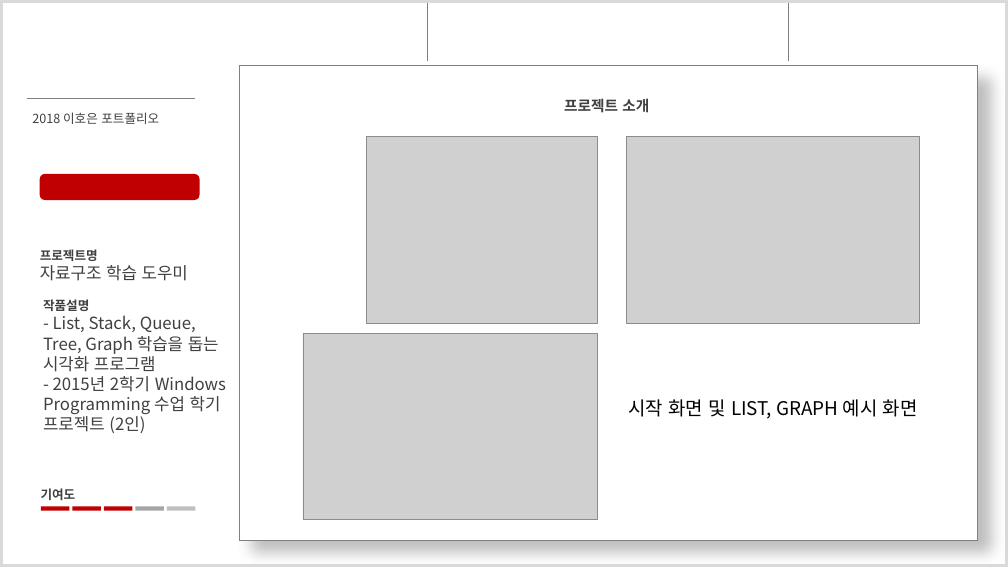
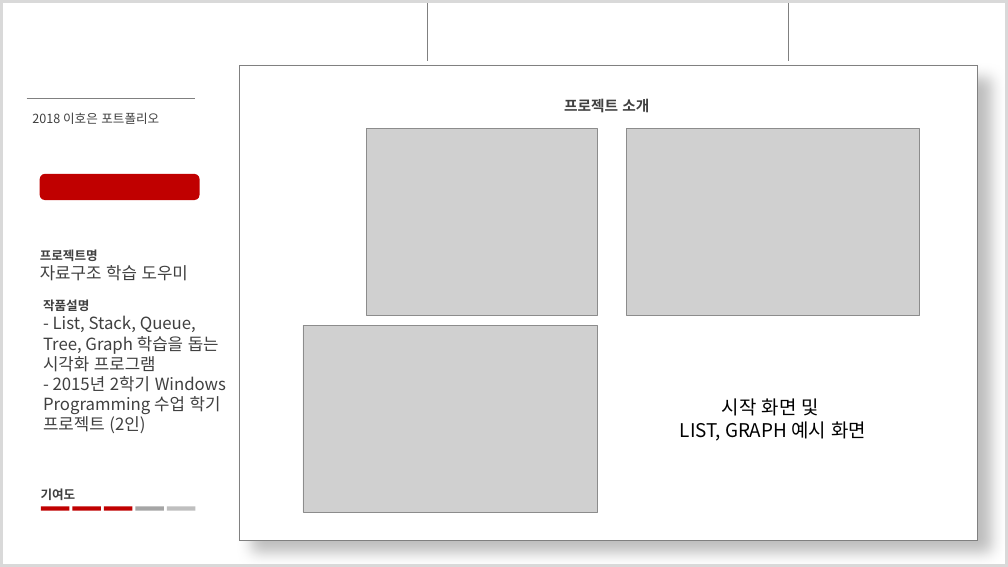
Before and after one commit to ghdms/PortPolio, a slide deck: slide 4 of Portpolio.pptx. Drawn at 1008x567 pixels with LibreOffice and Linux fonts; fonts in the diff are those of the drawing; grey boxes stand for pictures; background and template pictures are left out. Boxes give left, top, right and bottom in pixels: in the first picture for what was removed or moved away, otherwise in the second. Text is boxed around its words. In the diff, an @@ line names an element or a change of style, - is before the commit and + after.

```diff
--- a/Portpolio.pptx
+++ b/Portpolio.pptx
@@ picture: place and size @@
-picture at <box>367,136,597,323</box>
+picture at <box>367,129,597,315</box>
@@ picture: place and size @@
-picture at <box>627,136,920,323</box>
+picture at <box>627,129,920,315</box>
@@ picture: place and size @@
-picture at <box>303,333,598,520</box>
+picture at <box>303,325,598,512</box>
@@ text at <box>680,398,867,441</box>: text changed @@
-시작 화면 및 LIST, GRAPH 예시 화면
+시작 화면 및
+LIST, GRAPH 예시 화면
```
Also in this commit, not shown: 2 other slides changed.
